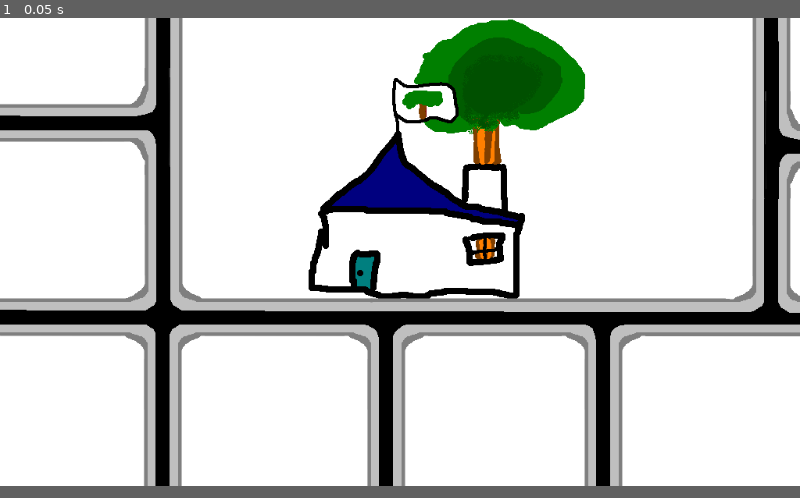
Above: before the commit, frame 1.
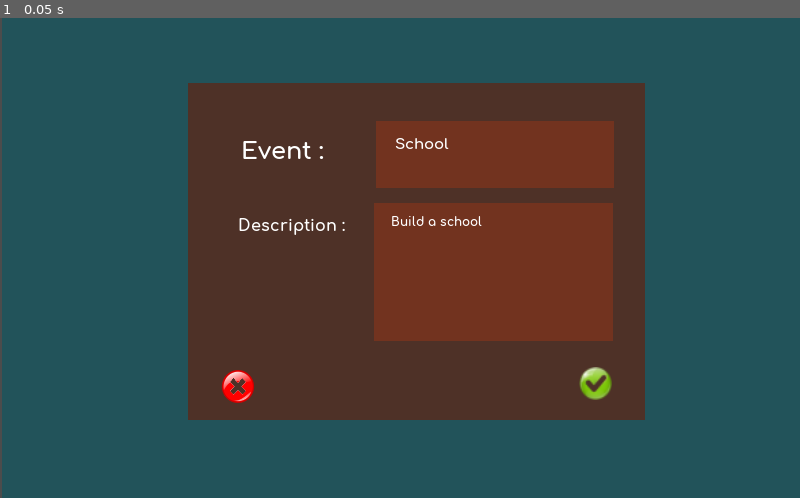
Above: after the commit, the same moment.

Repository: Speedphoenix/Mayor-of-Kanaka
Game: Godot game, scene res://scenes/EventsUI.tscn
The game is run twice, just before and just after one commit, with the same random seed, the same clock (stepped at 60 frames per second) and the same inputs. Before the commit the project starts from res://scenes/MainScene.tscn.
Inputs:
- Up to frame 1 (0.05 s): no input
In our replay, the window is 800x468 before the commit and 800x480 after it. These sizes can differ from the game's own. Grey fills any space a smaller window leaves; there, only what the larger window draws over its background counts as a difference.

The runs differ from the first frame. In frame 1, 97% of the frame differs, in the area x 0-100%, y 0-100%.

Commit message:
Event UI Placeholder
First version of an event user interface.

Diff:
--- /dev/null
+++ b/assets/events/events.json
@@ -0,0 +1,70 @@
+{
+    "0":{
+        "id" : 0,
+        "title": "default title",
+        "description": "default description",
+        "effect": {
+            "onAccepted":{
+                "onBarID" : [],
+                "value": [],
+                "turnBeforeEffect" : []
+            },
+            "onRefused":{
+                "onBarID" : [],
+                "value": [],
+                "turnBeforeEffect" : []
+            }
+        }
+    },
+    "1":{
+        "id" : 1,
+        "title": "Earthquake",
+        "description": "Take earthquake prevention mesures",
+        "effect": {
+            "onAccepted":{
+                "onBarID" : [2, 3],
+                "value": [-20, 12],
+                "turnBeforeEffect" : [1, 3]
+            },
+            "onRefused":{
+                "onBarID" : [2, 4],
+                "value": [2, 10],
+                "turnBeforeEffect" : [1, 1]
+            }
+        }
+    },
+    "2":{
+        "id" : 2,
+        "title": "School",
+        "description": "Build a school",
+        "effect": {
+            "onAccepted":{
+                "onBarID" : [1, 2],
+                "value": [20, -10],
+                "turnBeforeEffect" : [2]
+            },
+            "onRefused":{
+                "onBarID" : [1, 2],
+                "value": [-20, 10],
+                "turnBeforeEffect" : [1, 1]
+            }
+        }
+    },
+    "3":{
+        "id" : 3,
+        "title": "Chaos",
+        "description": "Approve the Army of Chaos registration",
+        "effect": {
+            "onAccepted":{
+                "onBarID" : [1, 2, 3, 4],
+                "value": [-20, 30, 10, 10],
+                "turnBeforeEffect" : [1, 1, 1, 2]
+            },
+            "onRefused":{
+                "onBarID" : [1],
+                "value": [15],
+                "turnBeforeEffect" : [1]
+            }
+        }
+    }
+}
--- a/project.godot
+++ b/project.godot
@@ -15,4 +15,13 @@
 
 [application]
 
-run/main_scene="res://scenes/MainScene.tscn"
+config/name="Mayor of Kanaka"
+run/main_scene="res://scenes/EventsUI.tscn"
+
+[display]
+
+window/size/width=800
+window/size/height=480
+window/handheld/orientation="portrait"
+window/stretch/mode="2d"
+window/stretch/aspect="keep"
--- /dev/null
+++ b/scenes/EventsUI.tscn
@@ -0,0 +1,167 @@
+[gd_scene load_steps=9 format=2]
+
+[ext_resource path="res://assets/font/Comfortaa-Bold.ttf" type="DynamicFontData" id=1]
+[ext_resource path="res://scripts/EventsUI.gd" type="Script" id=2]
+[ext_resource path="res://assets/events/refused.png" type="Texture" id=3]
+[ext_resource path="res://assets/events/accepted.png" type="Texture" id=4]
+
+[sub_resource type="DynamicFont" id=1]
+size = 24
+font_data = ExtResource( 1 )
+
+[sub_resource type="DynamicFont" id=2]
+size = 15
+font_data = ExtResource( 1 )
+
+[sub_resource type="DynamicFont" id=3]
+font_data = ExtResource( 1 )
+
+[sub_resource type="DynamicFont" id=4]
+size = 12
+font_data = ExtResource( 1 )
+
+[node name="EventsUI" type="CanvasLayer"]
+script = ExtResource( 2 )
+eventID = 2
+
+[node name="BackgroundTmp" type="ColorRect" parent="."]
+margin_left = 1.5636
+margin_right = 800.564
+margin_bottom = 480.0
+color = Color( 0.0745098, 0.337255, 0.376471, 0.721569 )
+__meta__ = {
+"_edit_use_anchors_": false
+}
+
+[node name="SingleEventController" type="Control" parent="."]
+margin_left = 187.993
+margin_top = 65.3671
+margin_right = 645.993
+margin_bottom = 403.367
+__meta__ = {
+"_edit_group_": true,
+"_edit_use_anchors_": false
+}
+
+[node name="Background" type="ColorRect" parent="SingleEventController"]
+margin_right = 457.0
+margin_bottom = 337.0
+color = Color( 0.371094, 0.14362, 0.0753784, 0.721569 )
+__meta__ = {
+"_edit_use_anchors_": false
+}
+
+[node name="TitleController" type="Control" parent="SingleEventController"]
+__meta__ = {
+"_edit_use_anchors_": false
+}
+
+[node name="TitleLabel" type="Label" parent="SingleEventController/TitleController"]
+anchor_left = 0.5
+anchor_right = 0.5
+margin_left = 53.128
+margin_top = 53.8775
+margin_right = 136.128
+margin_bottom = 81.8775
+rect_pivot_offset = Vector2( -700.5, -123 )
+custom_fonts/font = SubResource( 1 )
+text = "Event :"
+__meta__ = {
+"_edit_use_anchors_": false
+}
+
+[node name="TitleBackground" type="ColorRect" parent="SingleEventController/TitleController"]
+margin_left = 188.0
+margin_top = 38.0
+margin_right = 426.0
+margin_bottom = 105.0
+rect_pivot_offset = Vector2( 82.183, 114.337 )
+color = Color( 0.501961, 0.203922, 0.113725, 0.721569 )
+__meta__ = {
+"_edit_use_anchors_": false
+}
+
+[node name="Title" type="Label" parent="SingleEventController/TitleController"]
+anchor_left = 0.5
+anchor_right = 0.5
+margin_left = 207.0
+margin_top = 52.0
+margin_right = 408.0
+margin_bottom = 101.0
+rect_pivot_offset = Vector2( -700.5, -123 )
+custom_fonts/font = SubResource( 2 )
+text = "This is where title
+goes."
+autowrap = true
+__meta__ = {
+"_edit_use_anchors_": false
+}
+
+[node name="DescriptionController" type="Control" parent="SingleEventController"]
+__meta__ = {
+"_edit_use_anchors_": false
+}
+
+[node name="DescriptionLabel" type="Label" parent="SingleEventController/DescriptionController"]
+anchor_left = 0.5
+anchor_right = 0.5
+margin_left = 50.4439
+margin_top = 132.701
+margin_right = 157.444
+margin_bottom = 152.701
+rect_pivot_offset = Vector2( -700.5, -123 )
+custom_fonts/font = SubResource( 3 )
+text = "Description :"
+__meta__ = {
+"_edit_use_anchors_": false
+}
+
+[node name="DescriptionBackground2" type="ColorRect" parent="SingleEventController/DescriptionController"]
+margin_left = 186.168
+margin_top = 120.046
+margin_right = 425.168
+margin_bottom = 258.046
+rect_pivot_offset = Vector2( 82.183, 114.337 )
+color = Color( 0.501961, 0.203922, 0.113725, 0.721569 )
+__meta__ = {
+"_edit_use_anchors_": false
+}
+
+[node name="Description" type="Label" parent="SingleEventController/DescriptionController"]
+anchor_left = 0.5
+anchor_right = 0.5
+margin_left = 202.668
+margin_top = 132.046
+margin_right = 391.668
+margin_bottom = 209.046
+rect_pivot_offset = Vector2( -700.5, -123 )
+custom_fonts/font = SubResource( 4 )
+text = "This is where description goes."
+autowrap = true
+__meta__ = {
+"_edit_use_anchors_": false
+}
+
+[node name="AcceptButton" type="TextureButton" parent="SingleEventController"]
+margin_left = 390.888
+margin_top = 284.495
+margin_right = 423.888
+margin_bottom = 317.495
+texture_normal = ExtResource( 4 )
+expand = true
+__meta__ = {
+"_edit_use_anchors_": false
+}
+
+[node name="RefuseButton" type="TextureButton" parent="SingleEventController"]
+margin_left = 33.2245
+margin_top = 287.056
+margin_right = 67.2245
+margin_bottom = 320.056
+texture_normal = ExtResource( 3 )
+expand = true
+__meta__ = {
+"_edit_use_anchors_": false
+}
+[connection signal="pressed" from="SingleEventController/AcceptButton" to="." method="_on_AcceptButton_pressed"]
+[connection signal="pressed" from="SingleEventController/RefuseButton" to="." method="_on_RefuseButton_pressed"]
--- a/scenes/MainScene.tscn
+++ b/scenes/MainScene.tscn
@@ -16,9 +16,10 @@
 script = SubResource( 1 )
 
 [node name="DummyCity" type="TextureRect" parent="."]
-anchor_right = 1.0
-anchor_bottom = 1.0
+margin_right = 800.0
+margin_bottom = 420.0
 texture = ExtResource( 1 )
+expand = true
 script = ExtResource( 2 )
 __meta__ = {
 "_edit_use_anchors_": false
--- /dev/null
+++ b/scripts/EventsUI.gd
@@ -0,0 +1,57 @@
+extends CanvasLayer
+
+export var eventID = 0
+
+var previousEventID
+var currentEvent
+var events
+
+func _ready():
+	randomize()
+	previousEventID = -1
+	events = getEventsData()
+
+func _process(delta):
+	currentEvent = getCurrentEvent(events, eventID)
+	var currentEventID = currentEvent["id"]
+	# Refresh only if there is a new event to print
+	if (currentEventID != previousEventID):
+		printEventData()
+
+	# Once the processing for an event is done, the previous event is now equal
+	# the current one
+	previousEventID = currentEventID
+
+func getEventsData():
+	var data_file = File.new()
+	if data_file.open("res://assets/events/events.json", File.READ) != OK:
+		print("Error while loading the events file...")
+		return
+	var data_text = data_file.get_as_text()
+	data_file.close()
+	var data_parse = JSON.parse(data_text)
+	if data_parse.error != OK:
+		return
+	var data = data_parse.result
+	return data
+
+
+func getCurrentEvent(events, eventID):
+	for eventKey in events:
+		if (events[eventKey]["id"] == eventID):
+			var event = events[eventKey]
+			return event
+
+	# if we did not find the event, return the default event
+	var defaultEvent = events["0"]
+	return defaultEvent
+
+func printEventData():
+	$SingleEventController/TitleController/Title.text = currentEvent["title"]
+	$SingleEventController/DescriptionController/Description.text = currentEvent["description"]
+
+func _on_AcceptButton_pressed():
+	print("You accepted the event : ", currentEvent["title"])
+
+func _on_RefuseButton_pressed():
+	print("You refused the event : ", currentEvent["title"])
Binary file added: assets/events/accepted.png
Not shown, added: assets/events/accepted.png.import
Binary file added: assets/events/refused.png
Not shown, added: assets/events/refused.png.import
Binary file added: assets/font/Comfortaa-Bold.ttf
Not shown, added: logs/godot.log
Not shown, added: logs/godot_2020-11-09_17-28-07.log
Not shown, added: logs/godot_2020-11-09_18-09-54.log
Not shown, added: logs/godot_2020-11-09_18-10-43.log
